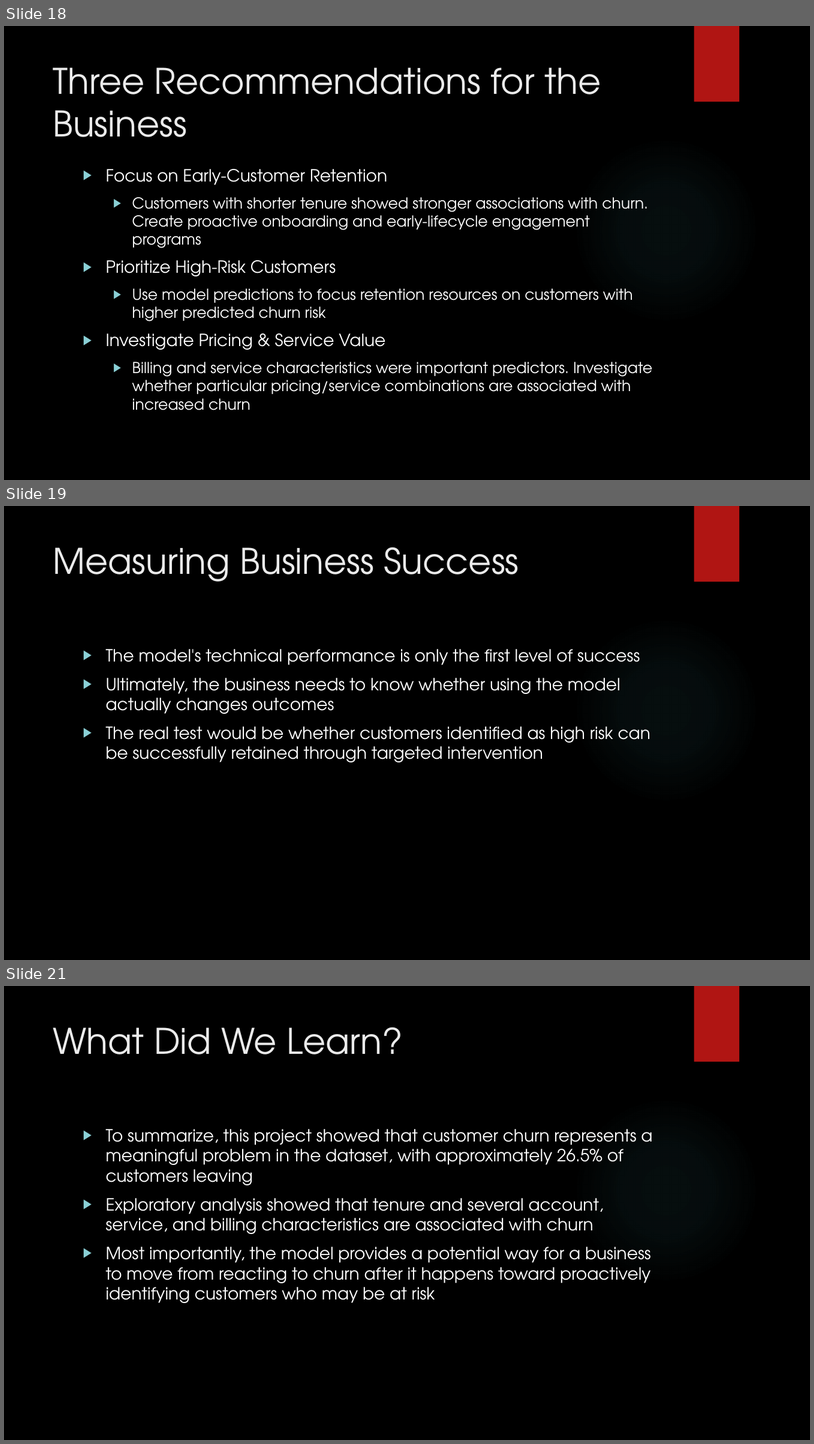
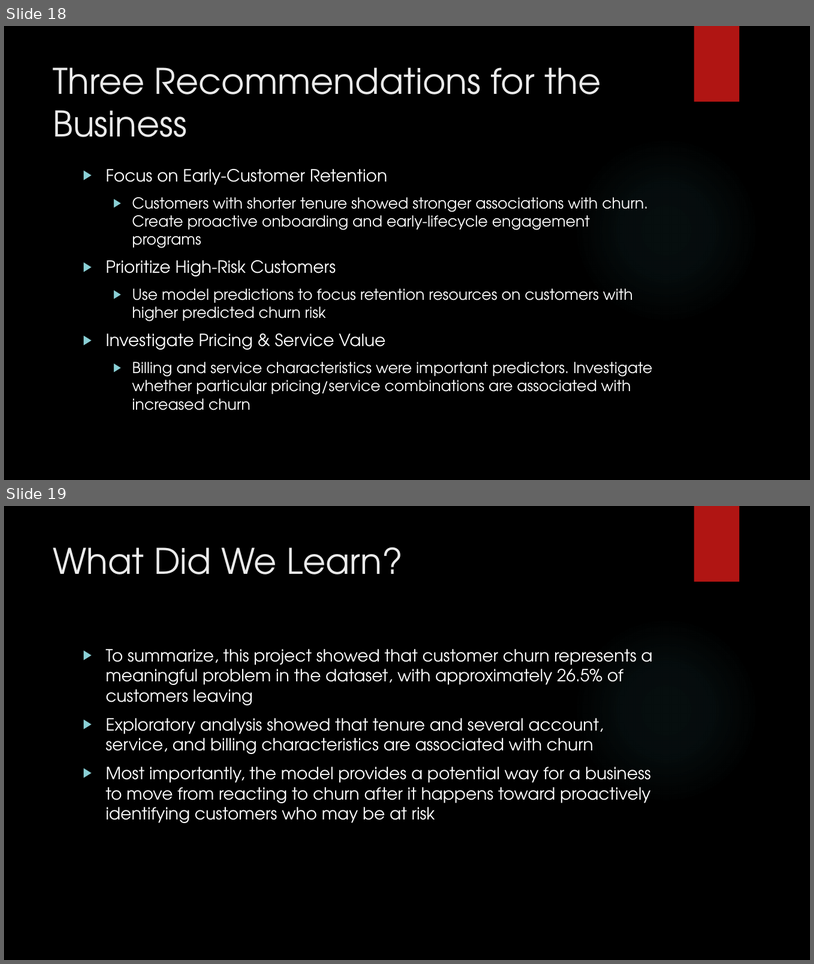
Before and after one commit to kedharswaminathan/Capstone-Three, a slide deck: Customer Churn Prediction Silde Deck.pptx. Shown one above the other, each under a label of ours: slides 18, 19 and 21 before the commit, slides 18 and 19 after it; the slides between them are not shown. The pictures are 814x1444 and 814x964 pixels, drawn with LibreOffice and Linux fonts; fonts in the diff are those of the drawing; background and template pictures are left out. Boxes give left, top, right and bottom in pixels: in the first picture for what was removed or moved away, otherwise in the second. Text is boxed around its words. In the diff, an @@ line names an element or a change of style, - is before the commit and + after.

```diff
--- a/Customer Churn Prediction Silde Deck.pptx
+++ b/Customer Churn Prediction Silde Deck.pptx
@@ slide 19 removed at (4, 506, 810, 960), background picture (left out); not listed: 2 template elements that a slide beside it also shows @@
@@ title removed at (53, 547, 519, 582) @@
-Measuring Business Success
@@ text removed at (106, 649, 651, 762) @@
-▶ The model's technical performance is only the first level of success
-▶ Ultimately, the business needs to know whether using the model actually changes outcomes
-▶ The real test would be whether customers identified as high risk can be successfully retained through targeted intervention
@@ what was slide 21 is now slide 19 @@
```
Also in this commit, not shown: 1 other slide removed.
